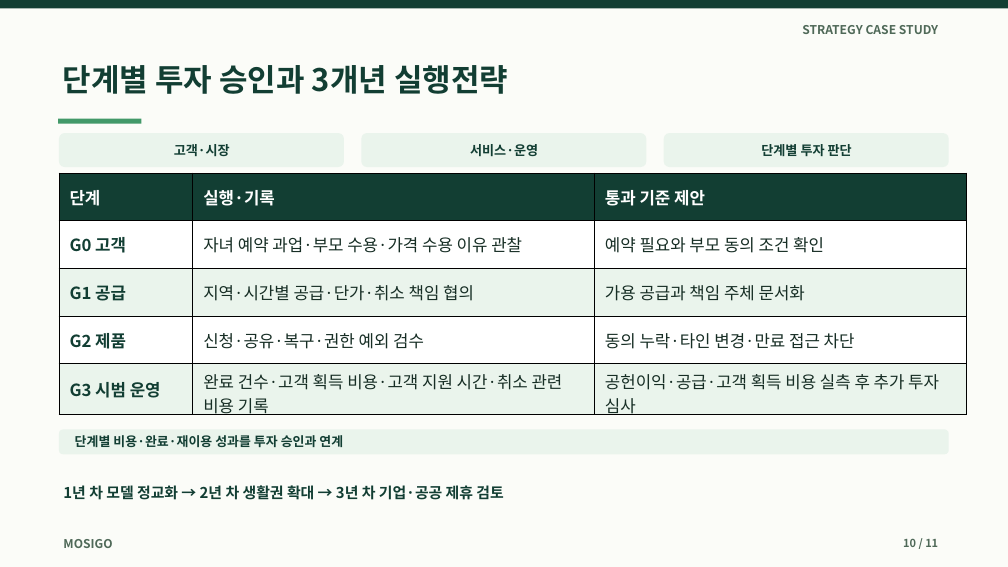
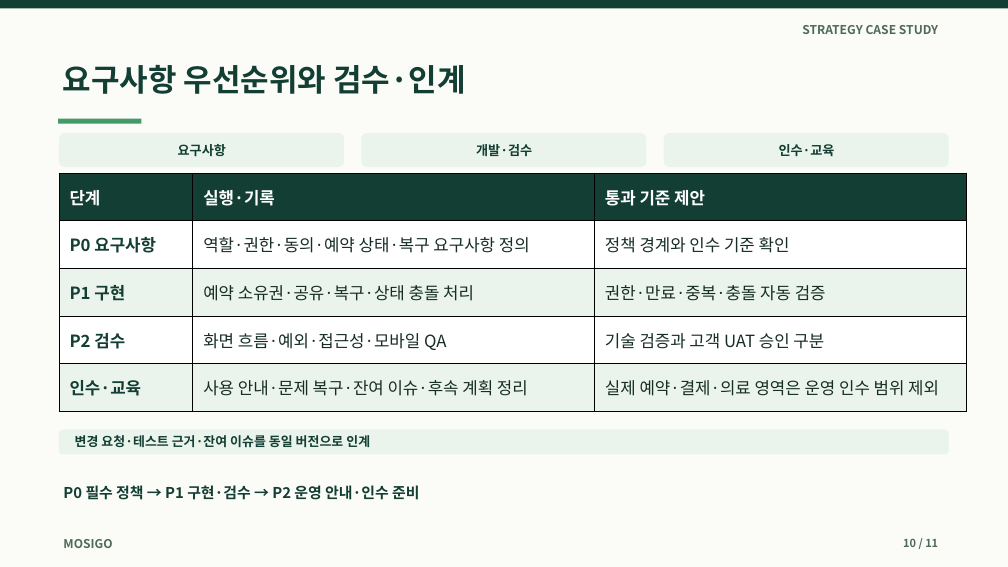
Before and after one commit to dohyunkimmm/mosigo-case-study, a slide deck: slide 10 of downloads/mosigo_report.pptx. Drawn at 1008x567 pixels with LibreOffice and Linux fonts; fonts in the diff are those of the drawing. Boxes give left, top, right and bottom in pixels: in the first picture for what was removed or moved away, otherwise in the second. Text is boxed around its words. In the diff, an @@ line names an element or a change of style, - is before the commit and + after.

```diff
--- a/downloads/mosigo_report.pptx
+++ b/downloads/mosigo_report.pptx
@@ text at (63, 65, 465, 94): text changed @@
-단계별 투자 승인과 3개년 실행전략
+요구사항 우선순위와 검수·인계
@@ text at (178, 144, 226, 156): text changed @@
-고객·시장
+요구사항
@@ text at (476, 144, 532, 156): text changed @@
-서비스·운영
+개발·검수
@@ text at (779, 144, 835, 156): text changed @@
-단계별 투자 판단
+인수·교육
@@ table at (59, 173, 966, 411) @@
-row 2: G0 고객 | 자녀 예약 과업·부모 수용·가격 수용 이유 관찰 | 예약 필요와 부모 동의 조건 확인
+row 2: P0 요구사항 | 역할·권한·동의·예약 상태·복구 요구사항 정의 | 정책 경계와 인수 기준 확인
-row 3: G1 공급 | 지역·시간별 공급·단가·취소 책임 협의 | 가용 공급과 책임 주체 문서화
+row 3: P1 구현 | 예약 소유권·공유·복구·상태 충돌 처리 | 권한·만료·중복·충돌 자동 검증
-row 4: G2 제품 | 신청·공유·복구·권한 예외 검수 | 동의 누락·타인 변경·만료 접근 차단
+row 4: P2 검수 | 화면 흐름·예외·접근성·모바일 QA | 기술 검증과 고객 UAT 승인 구분
-row 5: G3 시범 운영 | 완료 건수·고객 획득 비용·고객 지원 시간·취소 관련 비용 기록 | 공헌이익·공급·고객 획득 비용 실측 후 추가 투자 심사
+row 5: 인수·교육 | 사용 안내·문제 복구·잔여 이슈·후속 계획 정리 | 실제 예약·결제·의료 영역은 운영 인수 범위 제외
@@ text at (75, 435, 370, 447): text changed @@
-단계별 비용·완료·재이용 성과를 투자 승인과 연계
+변경 요청·테스트 근거·잔여 이슈를 동일 버전으로 인계
@@ text at (63, 485, 419, 500): text changed @@
-1년 차 모델 정교화 → 2년 차 생활권 확대 → 3년 차 기업·공공 제휴 검토
+P0 필수 정책 → P1 구현·검수 → P2 운영 안내·인수 준비
```
Also in this commit, not shown: 3 other slides changed, 9 other files.
